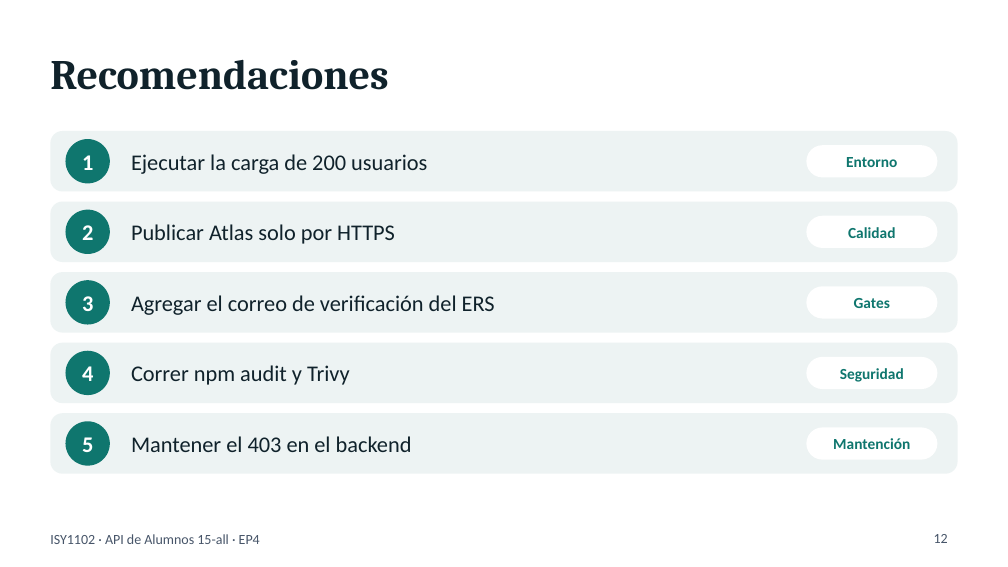
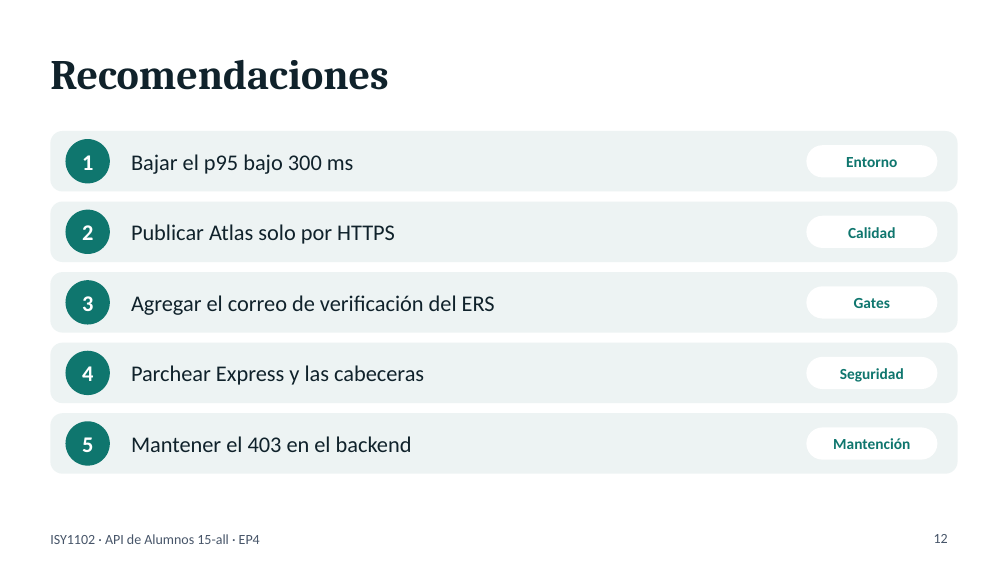
Before and after one commit to milotkg2/seguridad-calidad-software-ev2-atlas, a slide deck: slide 12 of entrega/Presentacion_EP4_Atlas.pptx. Drawn at 1008x567 pixels with LibreOffice and Linux fonts; fonts in the diff are those of the drawing. Boxes give left, top, right and bottom in pixels: in the first picture for what was removed or moved away, otherwise in the second. Text is boxed around its words. In the diff, an @@ line names an element or a change of style, - is before the commit and + after.

Commit message:
Incorpora en el informe la evidencia de k6, ZAP, Trivy y npm audit.

```diff
--- a/entrega/Presentacion_EP4_Atlas.pptx
+++ b/entrega/Presentacion_EP4_Atlas.pptx
@@ text at [131,154,354,174]: text changed @@
-Ejecutar la carga de 200 usuarios
+Bajar el p95 bajo 300 ms
@@ text at [131,365,424,385]: text changed @@
-Correr npm audit y Trivy
+Parchear Express y las cabeceras
```
Also in this commit, not shown: 9 other slides changed, 37 other files.
